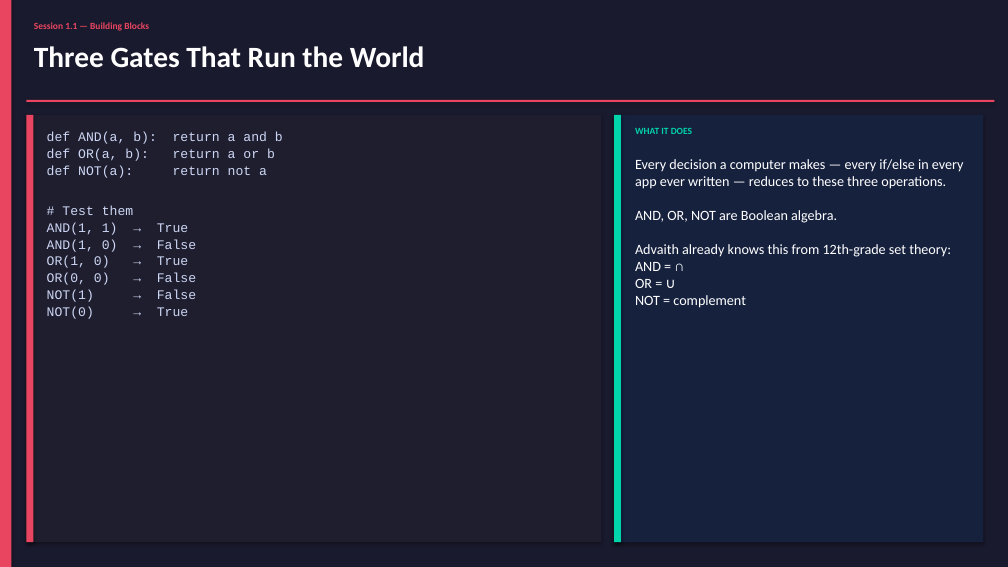
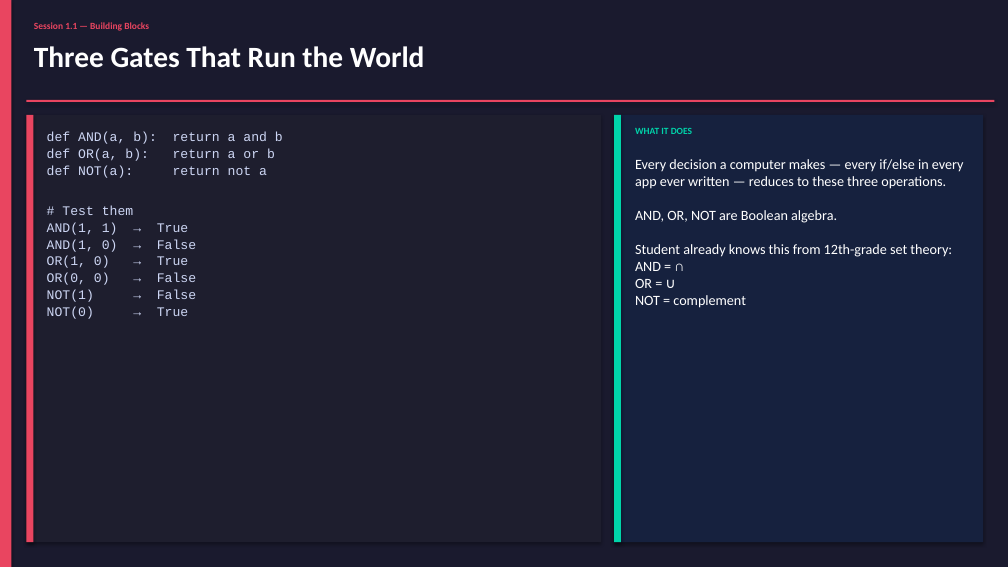
Before and after one commit to SreeGD/jumpstartm_c, a slide deck: slide 16 of curriculum_advaith.pptx. Drawn at 1008x567 pixels with LibreOffice and Linux fonts; fonts in the diff are those of the drawing. Boxes give left, top, right and bottom in pixels: in the first picture for what was removed or moved away, otherwise in the second. Text is boxed around its words. In the diff, an @@ line names an element or a change of style, - is before the commit and + after.

```diff
--- a/curriculum_advaith.pptx
+++ b/curriculum_advaith.pptx
@@ text at (635, 159, 964, 308): text changed @@
-Every decision a computer makes — every if/else in every app ever written — reduces to these three operations.
-AND, OR, NOT are Boolean algebra.
-Advaith already knows this from 12th-grade set theory:
-AND = ∩
-OR = ∪
-NOT = complement
+Every decision a computer makes — every if/else in every app ever written — reduces to these three operations.
+AND, OR, NOT are Boolean algebra.
+Student already knows this from 12th-grade set theory:
+AND = ∩
+OR = ∪
+NOT = complement
```
Also in this commit, not shown: 24 other slides changed, 35 other files.
